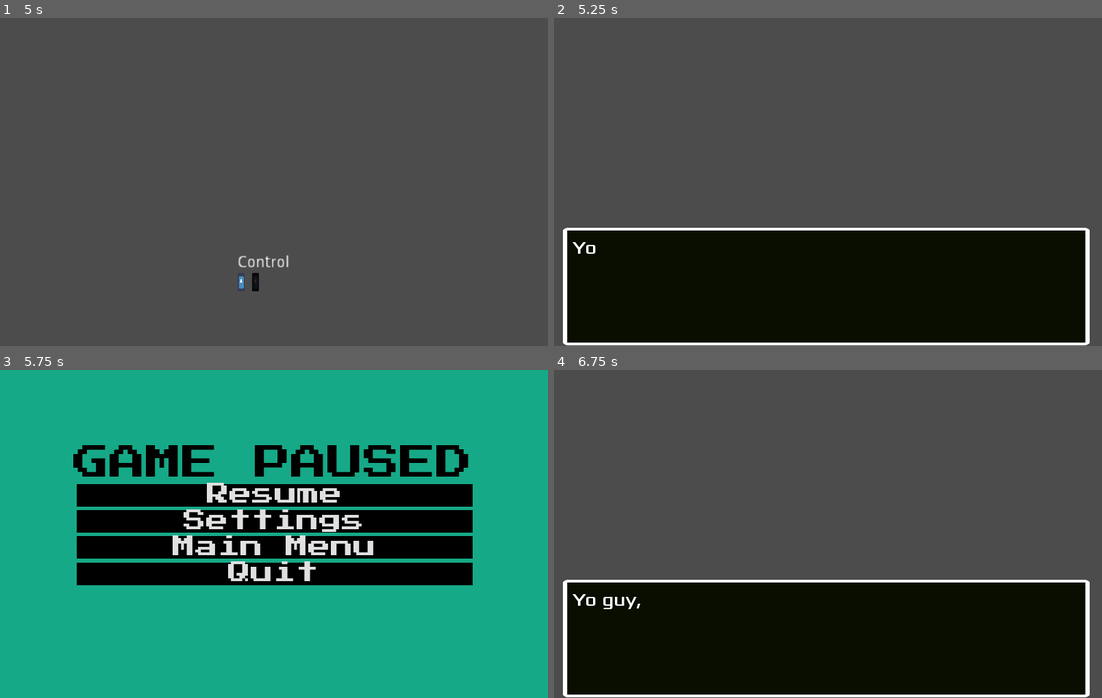
Above: before the commit, frames 1-4 (two rows, left to right).
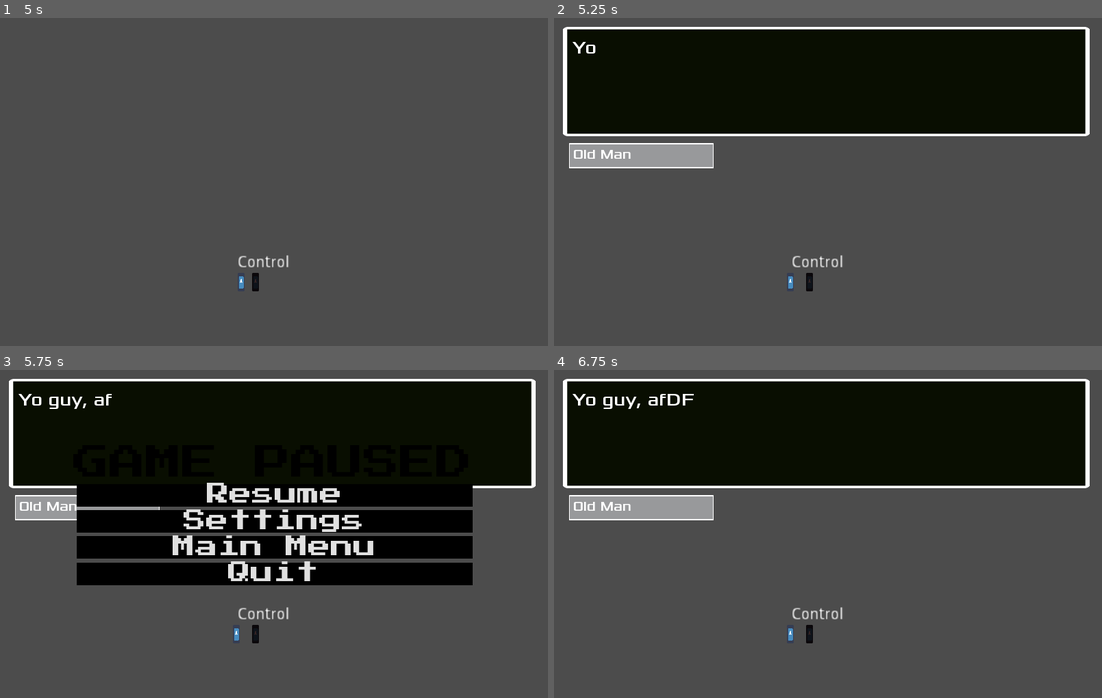
Above: after the commit, the same moments.

Repository: UHSGDC/Photographers-Hike
Game: Godot game, scene res://Game.tscn
Two runs of this game, one before a commit and one after it. Both use one fixed random seed, a clock stepped at 60 frames per second and the inputs below. This scene is started directly instead of the project's main scene. The engine's default icon, where the game draws it, is replaced by a stand-in: a white triangle on a blue panel in a dark square.
Inputs (mouse positions are in pixels of both pictures, inside the frame that each line leads up to):
- Up to frame 1 (5 s): tap Enter (ui_accept) at 0.5, 2.75 s; move the mouse to (394, 165) at 0.52 s; hold Ctrl (interact) 0.53-1.28 s; hold D (right) 0.53-2.03 s; click (394, 165) at 0.67 s; tap Space (jump) at 0.77, 1.52, 3.02, 3.77 s; move the mouse to (164, 198) at 1.27 s; tap Ctrl (interact) at 1.35, 2.85 s; move the mouse to (328, 109) at 2.02 s; hold A (left) 2.03-2.78 s; hold Ctrl (interact) 2.03-2.78 s; move the mouse to (246, 247) at 2.77 s; hold D (right) 2.78-4.25 s; click (246, 247) at 2.92 s; move the mouse to (438, 231) at 3.52 s; hold Ctrl (interact) 3.53-4.25 s; tap Backspace (menu_cancel) at 4.15 s; click "PLAY" at 4.25 s
- Up to frame 2 (5.25 s): tap Enter (ui_accept) at 5 s; move the mouse to (663, 132) at 5.02 s; hold A (left) from 5.03 s (still down); tap Ctrl (interact) at 5.1 s
- Up to frame 3 (5.75 s): keep holding A (left); tap Space (jump) at 5.27 s; tap Escape (pause) at 5.65 s
- Up to frame 4 (6.75 s): move the mouse to (855, 534) at 5.77 s; release A (left) at 5.78 s; hold D (right) 5.78-6.5 s; hold Ctrl (interact) 5.78-6.5 s; click (855, 534) at 5.92 s; click "Resume" at 6.5 s

Frame 1 is identical in both runs. In frame 2, 68% of the frame differs, in the area x 1-98%, y 2-100%; in frame 3, 77%, in the area x 0-100%, y 0-100%; in frame 4, 68%.

Commit message:
Made pause menu clear

Diff:
--- a/PhotographersHike/Dialog/AnswerContainer.tscn
+++ b/PhotographersHike/Dialog/AnswerContainer.tscn
@@ -18,7 +18,6 @@
 [node name="AnswerContainer" type="VBoxContainer"]
 margin_right = 60.0
 margin_bottom = 20.0
-grow_vertical = 0
 rect_min_size = Vector2( 60, 20 )
 script = ExtResource( 2 )
 answer_button_scene = SubResource( 1 )
--- a/PhotographersHike/Dialog/DialogBox.tscn
+++ b/PhotographersHike/Dialog/DialogBox.tscn
@@ -15,9 +15,9 @@
 [node name="DialogBox" type="NinePatchRect"]
 show_behind_parent = true
 margin_left = 8.0
-margin_top = 184.0
+margin_top = 8.0
 margin_right = 469.0
-margin_bottom = 287.62
+margin_bottom = 104.0
 texture = ExtResource( 4 )
 script = ExtResource( 6 )
 speaker_name_dictionary = {
@@ -27,9 +27,9 @@
 
 [node name="SpeakerName" type="Label" parent="."]
 margin_left = 8.0
-margin_top = -22.0
+margin_top = 104.0
 margin_right = 128.0
-margin_bottom = -1.0
+margin_bottom = 125.0
 custom_fonts/font = SubResource( 1 )
 
 [node name="Interior" type="ColorRect" parent="SpeakerName"]
@@ -61,14 +61,14 @@
 
 [node name="AnswerContainer" parent="." instance=ExtResource( 2 )]
 margin_left = 384.0
-margin_top = -48.0
+margin_top = 104.0
 margin_right = 444.0
-margin_bottom = -4.0
+margin_bottom = 148.0
 
 [node name="NextIcon" parent="." instance=ExtResource( 7 )]
 margin_left = 432.0
-margin_top = 80.0
+margin_top = 72.0
 margin_right = 448.0
-margin_bottom = 96.0
+margin_bottom = 88.0
 
 [node name="DialogSound" type="AudioStreamPlayer" parent="."]
--- a/PhotographersHike/Menus/PauseMenu.tscn
+++ b/PhotographersHike/Menus/PauseMenu.tscn
@@ -23,7 +23,7 @@
 [node name="ColorRect" type="ColorRect" parent="."]
 margin_right = 480.0
 margin_bottom = 288.0
-color = Color( 0.0862745, 0.662745, 0.529412, 1 )
+color = Color( 0.0862745, 0.662745, 0.529412, 0 )
 
 [node name="Label" type="Label" parent="ColorRect"]
 margin_top = 59.0
--- a/PhotographersHike/Menus/SettingsMenu.tscn
+++ b/PhotographersHike/Menus/SettingsMenu.tscn
@@ -15,10 +15,6 @@
 font_data = ExtResource( 1 )
 
 [sub_resource type="DynamicFont" id=3]
-font_data = ExtResource( 1 )
-
-[sub_resource type="DynamicFont" id=4]
-size = 5
 font_data = ExtResource( 1 )
 
 [sub_resource type="DynamicFont" id=11]
@@ -151,15 +147,6 @@
 custom_fonts/font = SubResource( 3 )
 text = "KEYBINDS:"
 
-[node name="Esc Note" type="Label" parent="Settings_Menu"]
-margin_left = 10.0
-margin_top = 145.0
-margin_right = 484.0
-margin_bottom = 151.0
-custom_colors/font_color = Color( 0, 0, 0, 1 )
-custom_fonts/font = SubResource( 4 )
-text = "Note: backspace key is used for navigating previous pages & to toggle the pause menu."
-
 [node name="Current_Device_Input" type="Control" parent="Settings_Menu"]
 margin_right = 40.0
 margin_bottom = 40.0
@@ -194,7 +181,7 @@
 margin_left = 6.0
 margin_top = 190.0
 margin_right = -13.0
-margin_bottom = -51.0
+margin_bottom = -8.0
 scroll_horizontal_enabled = false
 
 [node name="VBoxContainer2" type="VBoxContainer" parent="Settings_Menu/Keybinds Scroller"]
--- a/PhotographersHike/dialog.json
+++ b/PhotographersHike/dialog.json
@@ -23,12 +23,12 @@
 	],
 	"old_man" :
 	[
-		false,
+		true,
 		[
 			[
 				[
-					["Yo guy, afDFDFDFDFDFDhBASEDnuijasbn afnujiasb afbas jkfbash asbdjkasbfkasf sfbjkasb", 1],
-					["nu huh", 1, "ya", "na"]
+					["Yo guy, afDFDFDFDFDFDhBASEDnuijasbn afnujiasb afbas jkfbash asbdjkasbfkasf sfbjkasb", 2],
+					["nu huh", 2, "ya", "na"]
 				],
 				[
 					["Yo lady, afhnuBAZEijasbn afnujiasb afbas jkfbash asbdjkasbfkasf sfbjkasb", 1],
Not shown: 1 places in PhotographersHike/Menus/SettingsMenu.tscn that only renumber resources
